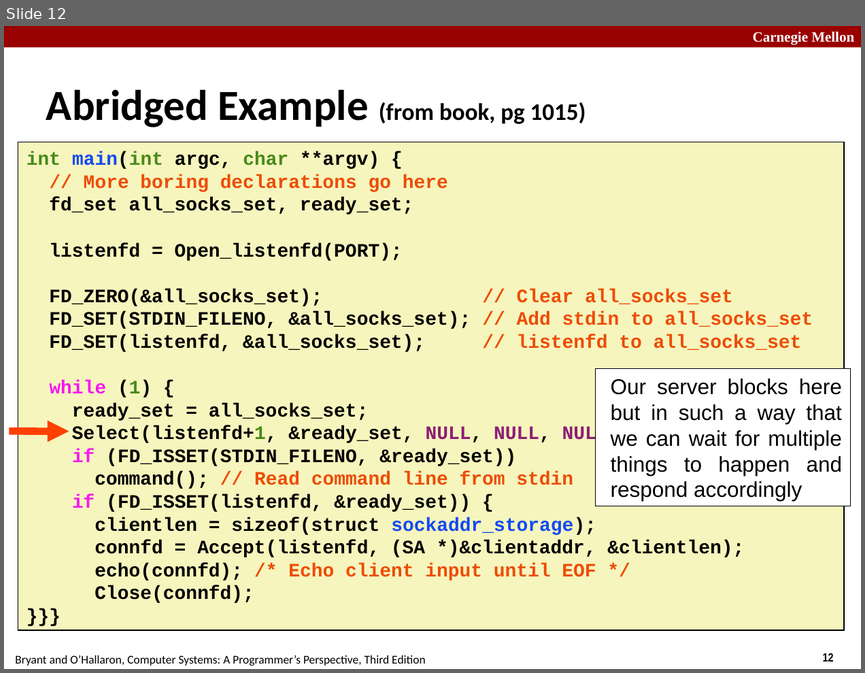
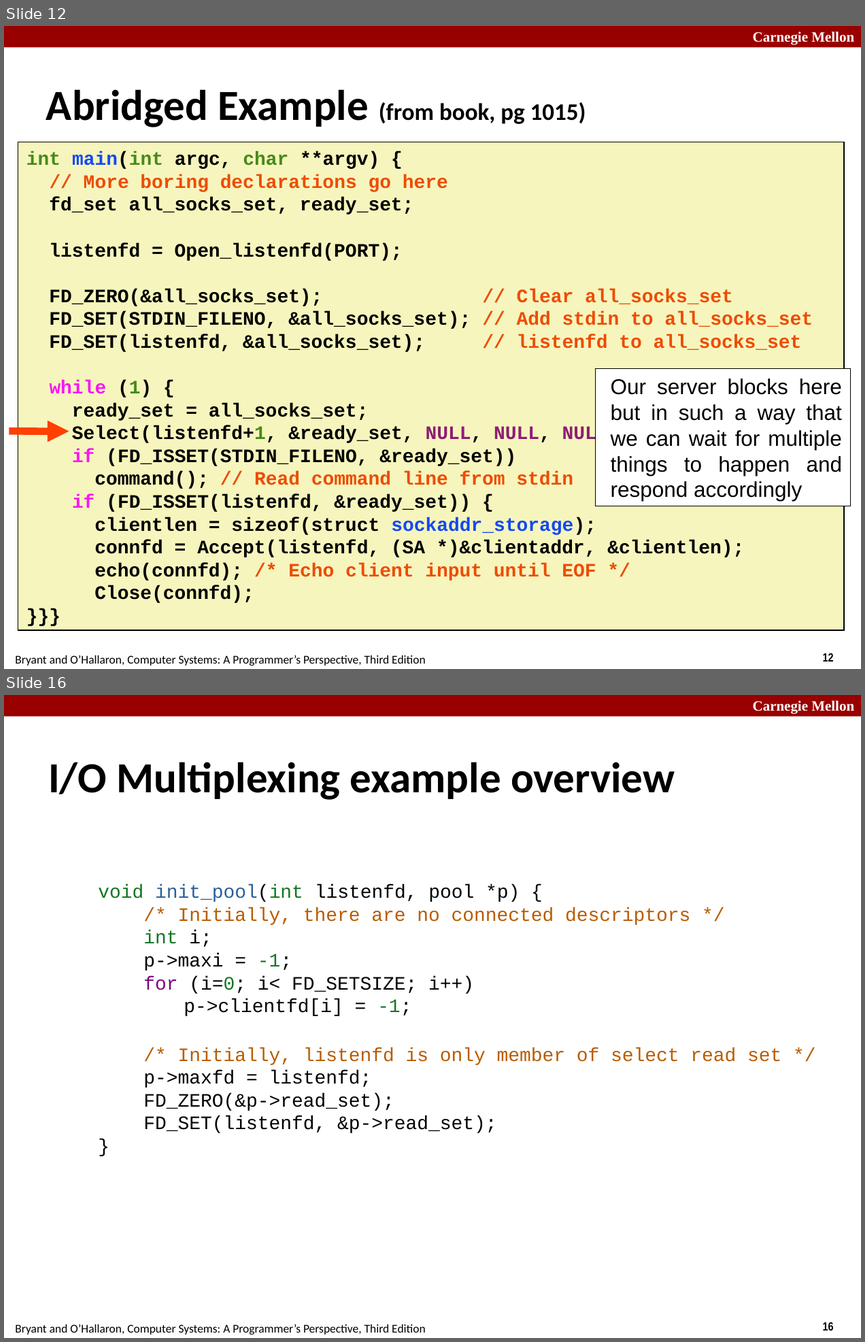
Before and after one commit to diku-compSys/compSys-e2021-pub, a slide deck: lectures/211122_performance/performance.odp. Shown one above the other, each under a label of ours: slide 12 before the commit, slides 12 and 16 after it; the slides between them are not shown. The pictures are 865x673 and 865x1342 pixels, drawn with LibreOffice and Linux fonts; fonts in the diff are those of the drawing. Boxes give left, top, right and bottom in pixels: in the first picture for what was removed or moved away, otherwise in the second. Text is boxed around its words. In the diff, an @@ line names an element or a change of style, - is before the commit and + after.

```diff
--- a/lectures/211122_performance/performance.odp
+++ b/lectures/211122_performance/performance.odp
@@ slide 16 added at (4,695,861,1338), background #FFFFFF; not listed: 4 template elements that a slide beside it also shows @@
@@ title added at (48,762,674,800), 36 pt, text #000000, bold @@
+I/O Multiplexing example overview
@@ text added at (98,885,781,1133), 16 pt, text #000000 @@
+void init_pool(int listenfd, pool *p) {
+/* Initially, there are no connected descriptors */
+int i;
+p->maxi = -1;
+for (i=0; i< FD_SETSIZE; i++)
+p->clientfd[i] = -1;
+/* Initially, listenfd is only member of select read set */
+p->maxfd = listenfd;
+FD_ZERO(&p->read_set);
+FD_SET(listenfd, &p->read_set);
+}
```
Also in this commit, not shown: 3 slides changed, 17 other slides added, 1 slide removed, 1 other file.
